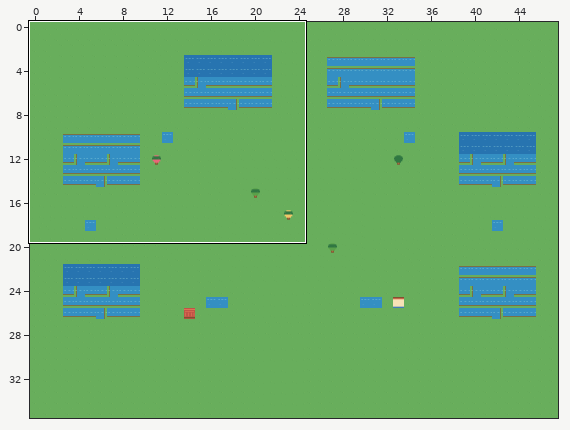
Tiled map (JSON): vila-aurora.tmj. Above: a wide view before the commit, with the close-up outlined.
Close-up. Before:
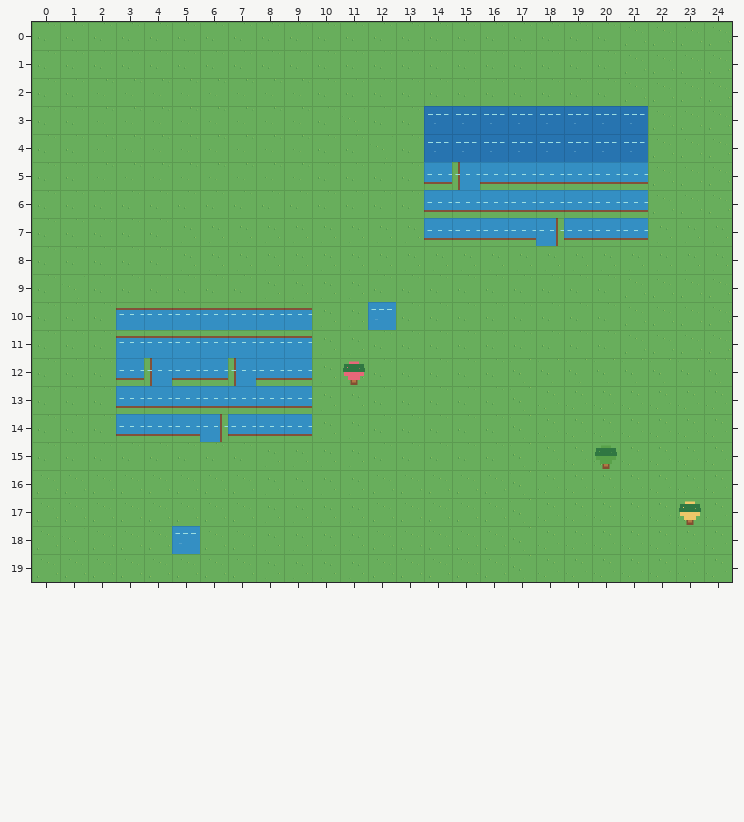
Cells are 32x32 px. Shown: x 0..24, y 0..19. The commit also changed other parts of the map, which this record leaves out. The commit also replaced the tileset; all pictures use the new one.
Now the later version:
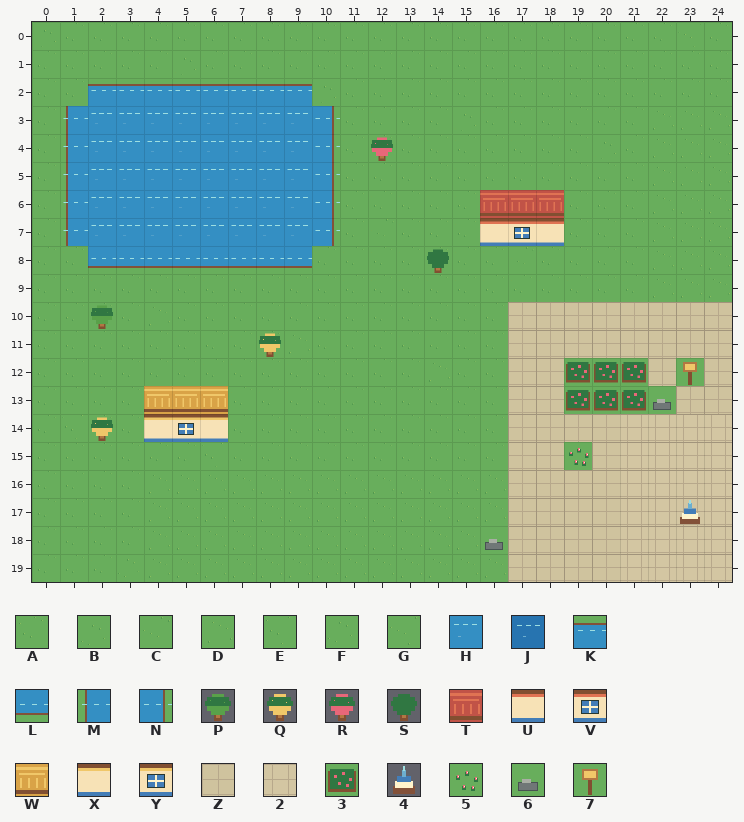
Key: from "Chunk 1": A 0, B 1, C 2, D 3, E 4, F 5, G 6, H 7, J 8, K 9, L 10, M 11, N 12, P 13, Q 14, R 15, S 16, T 17, U 18, V 19, W 23, X 24, Y 25, Z 29, 2 30, 3 31, 4 35, 5 37, 6 39, 7 40.
_ is an empty cell, # one hidden under a higher layer.
Difference:
{"where": "layer \"ground\""}
{"y":0,"x":21,"old":"DD","new":"AA"}
{"y":0,"x":24,"old":"D","new":"A"}
{"y":1,"x":21,"old":"DDDD","new":"AAAA"}
{"y":2,"x":2,"old":"CCCCCCCC","new":"KKKKKKKK"}
{"y":2,"x":21,"old":"DDDD","new":"AAAA"}
{"y":3,"x":1,"old":"ACCCCCCCCA","new":"MHHHHHHHHN"}
{"y":3,"x":15,"old":"#","new":"B"}
{"y":3,"x":21,"old":"#","new":"A"}
{"y":4,"x":1,"old":"ACCCCCCCCA","new":"MHHHHHHHHN"}
{"y":4,"x":20,"old":"##","new":"BA"}
{"y":5,"x":1,"old":"ACCCCCCCCA","new":"MHHHHHHHHN"}
{"y":5,"x":21,"old":"#","new":"A"}
{"y":6,"x":1,"old":"AAAAAAAAAA","new":"MHHHHHHHHN"}
{"y":6,"x":21,"old":"#","new":"A"}
{"y":7,"x":1,"old":"AAAABBBBBB","new":"MHHHHHHHHN"}
{"y":7,"x":14,"old":"##","new":"AA"}
{"y":7,"x":19,"old":"###BBB","new":"AAADDD"}
{"y":8,"x":2,"old":"AAABBBBB","new":"LLLLLLLL"}
{"y":8,"x":14,"old":"B","new":"A"}
{"y":8,"x":22,"old":"BBB","new":"DDD"}
{"y":9,"x":21,"old":"D","new":"A"}
{"y":10,"x":4,"old":"#","new":"D"}
{"y":10,"x":8,"old":"##","new":"AA"}
{"y":10,"x":17,"old":"AAAADDDD","new":"ZZZZZZZZ"}
{"y":11,"x":8,"old":"##","new":"AD"}
{"y":11,"x":17,"old":"AAAADDDD","new":"ZZZZZZZZ"}
{"y":12,"x":8,"old":"##","new":"AA"}
{"y":12,"x":11,"old":"B","new":"A"}
{"y":12,"x":14,"old":"A","new":"D"}
{"y":12,"x":17,"old":"EEEEEEEE","new":"ZZ333Z#Z"}
{"y":13,"x":8,"old":"##","new":"AA"}
{"y":13,"x":17,"old":"EFFFFFFF","new":"ZZ333#ZZ"}
{"y":14,"x":1,"old":"A","new":"E"}
{"y":14,"x":8,"old":"##","new":"AA"}
{"y":14,"x":17,"old":"EFFFFFFF","new":"ZZZZ2222"}
{"y":15,"x":6,"old":"A","new":"E"}
{"y":15,"x":17,"old":"EFFFFFFF","new":"ZZ#Z2222"}
{"y":16,"x":0,"old":"DDDD","new":"AAAA"}
{"y":16,"x":8,"old":"BBBB","new":"DDDD"}
{"y":16,"x":17,"old":"EFFFFFFF","new":"ZZZZ2222"}
{"y":17,"x":0,"old":"DDDD","new":"AAAA"}
{"y":17,"x":8,"old":"BBBB","new":"DDDD"}
{"y":17,"x":17,"old":"EFFFFFFF","new":"ZZZZ2222"}
{"y":18,"x":0,"old":"D","new":"A"}
{"y":18,"x":2,"old":"DD","new":"AA"}
{"y":18,"x":8,"old":"BBBB","new":"DDDD"}
{"y":18,"x":17,"old":"EFFFFFFF","new":"ZZZZ2222"}
{"y":19,"x":0,"old":"DDDD","new":"AAAF"}
{"y":19,"x":8,"old":"BBBB","new":"DDDD"}
{"y":19,"x":17,"old":"EFFFFFFF","new":"ZZZZ2222"}
{"where": "layer \"decor\""}
{"y":3,"x":14,"old":"JJJJJJJJ","new":"________"}
{"y":4,"x":12,"old":"G","new":"R"}
{"y":4,"x":14,"old":"JJJJJJJJ","new":"________"}
{"y":5,"x":14,"old":"LMLLLLLL","new":"________"}
{"y":6,"x":14,"old":"LLLLLLLL","new":"__TTT___"}
{"y":7,"x":14,"old":"LLLLNLLL","new":"__UVU___"}
{"y":8,"x":14,"old":"_","new":"S"}
{"y":10,"x":2,"old":"_KKKKKKK","new":"P_______"}
{"y":10,"x":12,"old":"H","new":"_"}
{"y":11,"x":3,"old":"KKKKKKK","new":"_____Q_"}
{"y":12,"x":3,"old":"LMLLMLL","new":"_______"}
{"y":12,"x":11,"old":"R","new":"_"}
{"y":12,"x":23,"old":"_","new":"7"}
{"y":13,"x":3,"old":"LLLLLLL","new":"_WWW___"}
{"y":13,"x":22,"old":"_","new":"6"}
{"y":14,"x":2,"old":"_LLLNLLL","new":"Q_XYX___"}
{"y":15,"x":19,"old":"_P","new":"5_"}
{"y":17,"x":23,"old":"Q","new":"4"}
{"y":18,"x":5,"old":"H","new":"_"}
{"y":18,"x":16,"old":"_","new":"6"}
